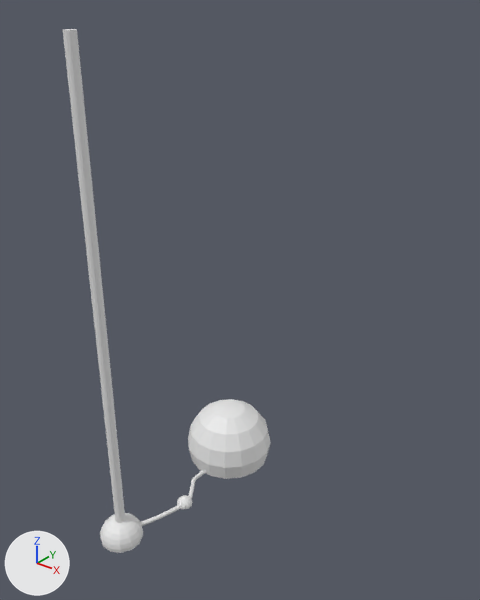
Before and after pictures for a commit that changed the Blender file Assets/Molde_Área.blend.
Rendered twice from a 50 mm camera at (379.0, -296.0, 472.0) aimed at (0.0, 178.0, 179.0). Arrows for +X, +Y and +Z are at lower left; the lights stay in place. The picture after the commit comes second.

Objects in the first picture: 'Cúpula', 'Cúpula.001', 'Cúpula.002', 'Torre', 'Túnel.002' and 1 more.
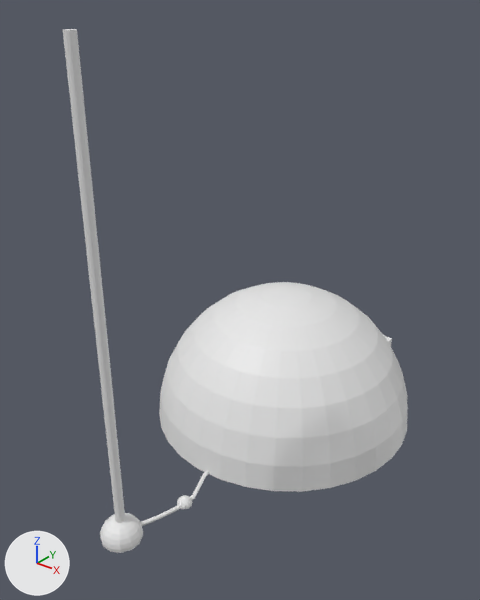
Patch to the scene script:
```diff
--- a/Assets/Molde_Área.blend.py
+++ b/Assets/Molde_Área.blend.py
@@ me_nurbspath_005 @@
 # used by ob_túnel_002; location = (0.0, 117.0, 0.0); rotation_euler = (0.0, 0.0, -0.298), in degrees (0, 0, -17)
-me_nurbspath_005.from_pydata(...)  # 32 vertices, 21 faces; spans x -2.2..29.3, y -35.3..1.0, z -1.8..1.5
+me_nurbspath_005.from_pydata(...)  # 56 vertices, 43 faces; spans x -37.4..-20.0, y 48.2..92.2, z -1.3..2.0
+# me_nurbspath_005 part 1: 56 vertices added at x -37.4..-20.0, y 48.2..92.2, z -1.3..2.0
+# me_nurbspath_005 part 2: 32 vertices removed from x -2.2..29.3, y -35.3..1.0, z -1.8..1.5
@@ me_cube_146 @@
+me_cube_146.from_pydata(...)  # 24 vertices, 18 faces; spans x -1.37..1.37, y -3.92..1.0, z -1.0..1.0
@@ me_sphere @@
+me_sphere.from_pydata(...)  # 257 vertices, 256 faces; spans x -1.0..1.0, y -1.0..1.0, z 0.0..1.0
@@ ob_túnel_002 @@
 ob_túnel_002 = bpy.data.objects.new('Túnel.002', me_nurbspath_005)
-ob_túnel_002.location = (0.0, 117.0, 0.0)
-ob_túnel_002.rotation_euler = (0.0, 0.0, -0.298)  # degrees (0, 0, -17)
+ob_túnel_002.location = (39.0, 28.0, 0.0)
@@ ob_cúpula_002 @@
-ob_cúpula_002 = bpy.data.objects.new('Cúpula.002', me_sphere_005)
-ob_cúpula_002.location = (1.0, 158.0, 16.0)
-ob_cúpula_002.rotation_euler = (0.0, 0.0, 0.594)  # degrees (0, 0, 34)
-ob_cúpula_002.scale = (45.5, 45.5, 45.5)
@@ ob_cube_182 @@
+ob_cube_182 = bpy.data.objects.new('Cube.182', me_cube_146)
+ob_cube_182.location = (2.0, 388.0, 35.0)
+ob_cube_182.scale = (54.6, 4.5, -37.5)
@@ ob_sphere @@
+ob_sphere = bpy.data.objects.new('Sphere', me_sphere)
+ob_sphere.location = (-5.0, 267.0, -2.0)
+ob_sphere.rotation_euler = (0.0, 0.0, -0.117)  # degrees (0, 0, -6.7)
+ob_sphere.scale = (150.0, 150.0, 154.0)
+_m = ob_sphere.modifiers.new('Solidify', 'SOLIDIFY')
```

Where the change shows, as pixel boxes [x1, y1, x2, y2] in the pictures (480 x 600 px):
'Sphere', added: after [159, 282, 408, 492]
'Cúpula.002', deleted: before [188, 399, 271, 479]
'Túnel.002', reshaped, moved, turned: before [189, 470, 205, 499]; after [190, 471, 209, 500]
'Cube.182', added (mostly hidden): after [384, 335, 392, 346]
part 1 of me_nurbspath_005, added: after [190, 471, 209, 500]
part 2 of me_nurbspath_005, deleted: before [189, 470, 205, 499]
